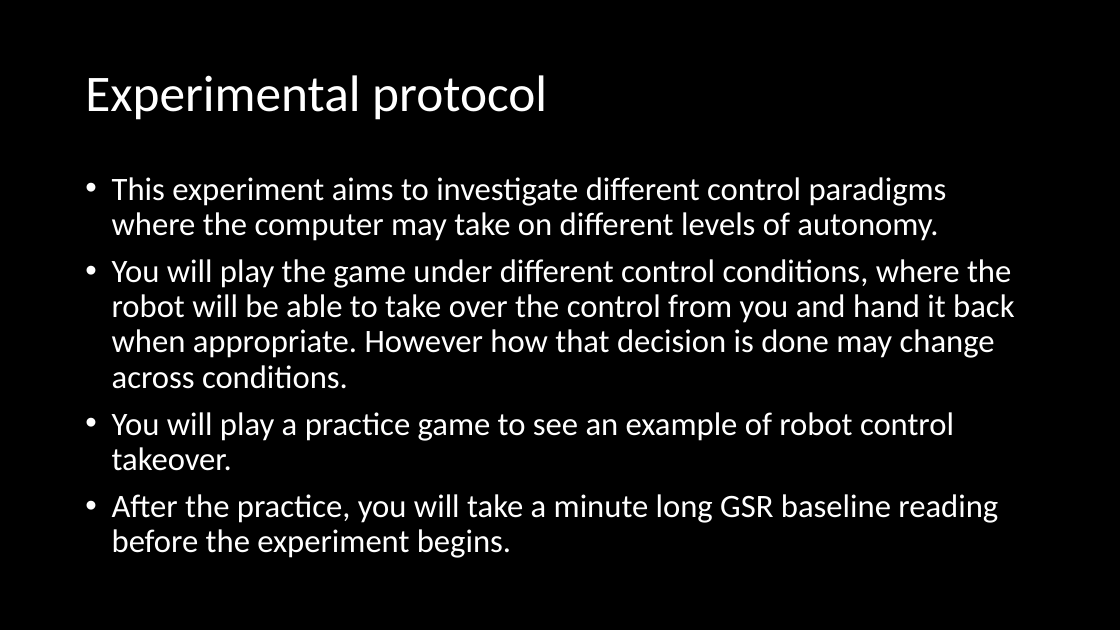
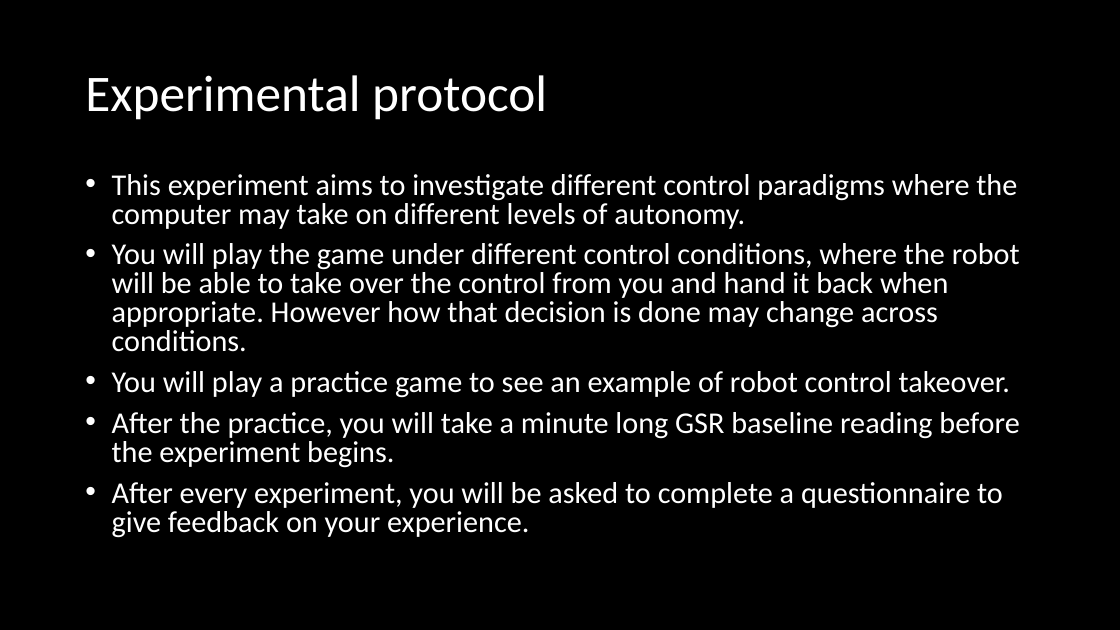
Before and after one commit to HCRLabRepo/HapticGamesTouchX, a slide deck: slide 5 of app/bin/win-x64/resources/Instructions.pptx. Drawn at 1120x630 pixels with LibreOffice and Linux fonts; fonts in the diff are those of the drawing. Boxes give left, top, right and bottom in pixels: in the first picture for what was removed or moved away, otherwise in the second. Text is boxed around its words. In the diff, an @@ line names an element or a change of style, - is before the commit and + after.

```diff
--- a/app/bin/win-x64/resources/Instructions.pptx
+++ b/app/bin/win-x64/resources/Instructions.pptx
@@ text at <box>112,174,1020,468</box>: size 28 to 25.9 pt in "This experiment aims to investigate different control ...", "You will play the game under different ...", "You will play a practice game to ...", "After the practice, you will take a ..."; line spacing 0.9 to 0.8 @@
@@ text at <box>112,482,1003,538</box>: paragraph added @@
+• After every experiment, you will be asked to complete a questionnaire to give feedback on your experience.
```
Also in this commit, not shown: 1 other slide changed, 1 slide removed, 2 other files.
